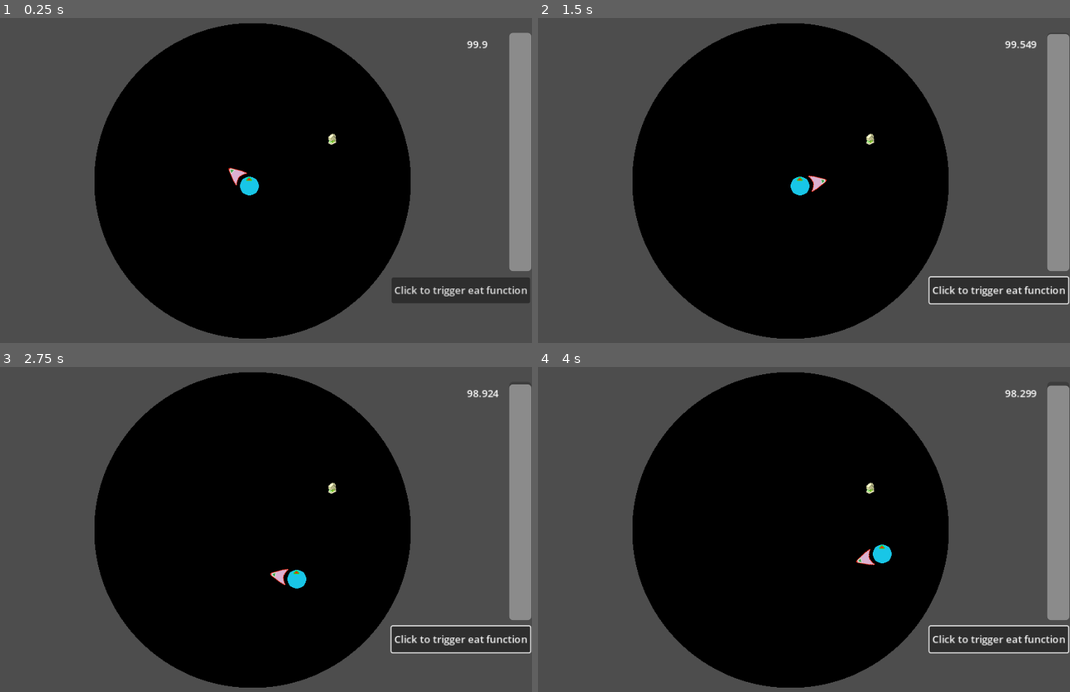
Above: before the commit, frames 1-4 (two rows, left to right).
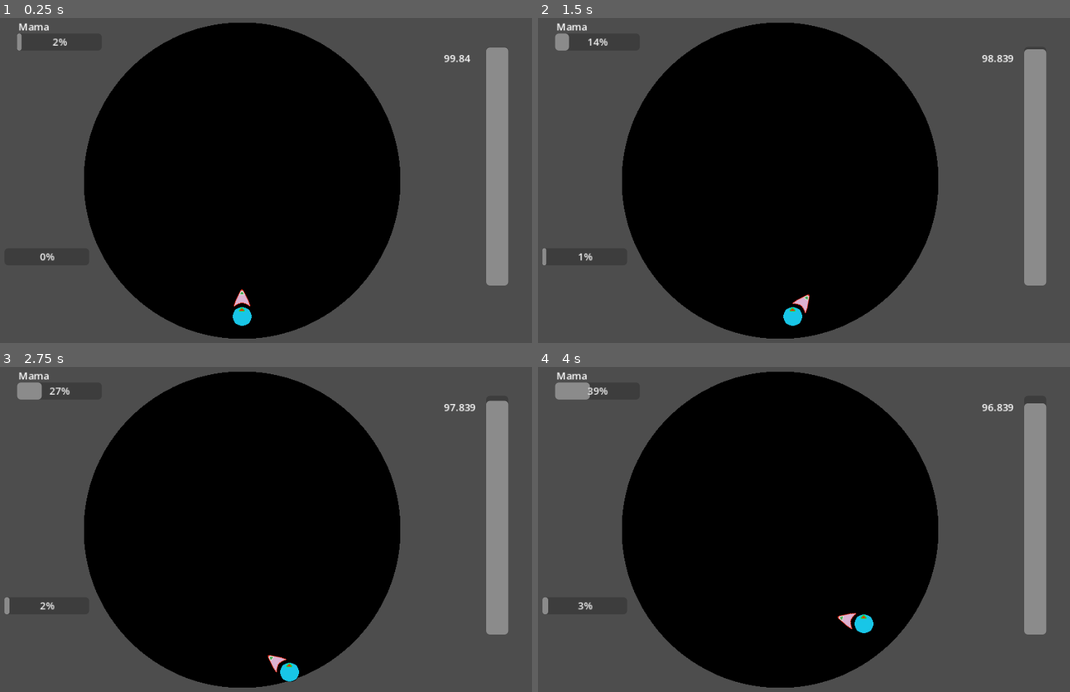
Above: after the commit, the same moments.

Repository: WilliamAalund/Brood-Feud
Game: Godot game, scene res://Levels/Main Level.tscn
The game is run twice, just before and just after one commit, with the same random seed, the same clock (stepped at 60 frames per second) and the same inputs. The engine's default icon, where the game draws it, is replaced by a stand-in: a white triangle on a blue panel in a dark square.
Inputs (mouse positions are in pixels of both pictures, inside the frame that each line leads up to):
- Up to frame 1 (0.25 s): no input
- Up to frame 2 (1.5 s): click (1000, 291) at 0.5 s, where only the run before the commit has a clickable "Click to trigger eat function"; move the mouse to (905, 164) at 1.27 s; hold D (right) from 1.28 s (still down)
- Up to frame 3 (2.75 s): move the mouse to (122, 545) at 2.02 s; release D (right) at 2.03 s; hold S (down) from 2.03 s (still down)
- Up to frame 4 (4 s): move the mouse to (835, 458) at 2.77 s; release S (down) at 2.78 s; hold D (right) 2.78-3.53 s; move the mouse to (750, 594) at 3.52 s; hold W (up) from 3.53 s (still down)

The runs differ from the first frame. In frame 1, 13% of the frame differs, in the area x 3-100%, y 1-99%; in frame 2, 13%; in frame 3, 13%; in frame 4, 13%, in the area x 0-100%, y 1-99%.

Commit message:
Created Mama, Predator
- Added Mama Bird (Not in the nest at the beginning of the game yet)
- Added Basic Predator (Does not detect movement, and cannot harm the player)

Diff:
--- a/Levels/Demo Levels/Collision Demo.tscn
+++ b/Levels/Demo Levels/Collision Demo.tscn
@@ -1,7 +1,7 @@
 [gd_scene load_steps=3 format=3 uid="uid://cgvhe06gris0n"]
 
-[ext_resource type="PackedScene" uid="uid://buc4ei3c7xex1" path="res://Assets/Player_Potion/player_potion.tscn" id="1_3ld2o"]
-[ext_resource type="PackedScene" uid="uid://jhhdbt17g05k" path="res://Assets/Dummy Collider/Dummy Collider.tscn" id="2_2ovsx"]
+[ext_resource type="PackedScene" uid="uid://buc4ei3c7xex1" path="res://Sub Scenes/Player_Potion/player_potion.tscn" id="1_3ld2o"]
+[ext_resource type="PackedScene" uid="uid://jhhdbt17g05k" path="res://Sub Scenes/Dummy Collider/Dummy Collider.tscn" id="2_2ovsx"]
 
 [node name="Collision Demo" type="Node2D"]
 
--- /dev/null
+++ b/Levels/Demo Levels/Food Spawn Demo.tscn
@@ -0,0 +1,17 @@
+[gd_scene load_steps=4 format=3 uid="uid://cqft8b83kvehs"]
+
+[ext_resource type="PackedScene" uid="uid://b6f2ildgxylks" path="res://Sub Scenes/Object_Food_Spawner/Object_Food_Spawner.tscn" id="1_y8h70"]
+[ext_resource type="PackedScene" uid="uid://buc4ei3c7xex1" path="res://Sub Scenes/Player_Potion/player_potion.tscn" id="2_8mvq0"]
+[ext_resource type="PackedScene" uid="uid://dmuddbset2mpi" path="res://Sub Scenes/Object_Satiation_Manager/Satiation_Manager.tscn" id="4_hbtws"]
+
+[node name="Food Spawn Demo" type="Node2D"]
+
+[node name="Object_Food_Spawner" parent="." instance=ExtResource("1_y8h70")]
+position = Vector2(397, 42)
+
+[node name="Player" parent="." instance=ExtResource("2_8mvq0")]
+position = Vector2(311, 168)
+
+[node name="HungerControl" parent="." instance=ExtResource("4_hbtws")]
+
+[connection signal="child_food_eaten" from="Object_Food_Spawner" to="HungerControl" method="_on_object_food_spawner_child_food_eaten"]
--- a/Levels/Demo Levels/Hunger Demo.tscn
+++ b/Levels/Demo Levels/Hunger Demo.tscn
@@ -1,6 +1,6 @@
 [gd_scene load_steps=4 format=3 uid="uid://47g27ob781ks"]
 
-[ext_resource type="PackedScene" uid="uid://di5tsn67yt3vc" path="res://Sub Scenes/Object_Food/object_food.tscn" id="1_ltjxd"]
+[ext_resource type="PackedScene" uid="uid://di5tsn67yt3vc" path="res://Sub Scenes/Object_Food_Spawner/Object_Food/object_food.tscn" id="1_ltjxd"]
 [ext_resource type="PackedScene" uid="uid://buc4ei3c7xex1" path="res://Sub Scenes/Player_Potion/player_potion.tscn" id="2_flw7o"]
 [ext_resource type="PackedScene" uid="uid://dmuddbset2mpi" path="res://Sub Scenes/Object_Satiation_Manager/Satiation_Manager.tscn" id="3_elxgk"]
 
--- /dev/null
+++ b/Levels/Demo Levels/Momma Bird Demo.tscn
@@ -0,0 +1,18 @@
+[gd_scene load_steps=3 format=3 uid="uid://nda0xs746a6q"]
+
+[ext_resource type="PackedScene" uid="uid://d14fg5rt0e8f4" path="res://Sub Scenes/Object_Momma_Bird/Momma_Bird.tscn" id="1_qv7i2"]
+[ext_resource type="PackedScene" uid="uid://b6f2ildgxylks" path="res://Sub Scenes/Object_Food_Spawner/Object_Food_Spawner.tscn" id="2_hcsex"]
+
+[node name="Momma Bird Demo" type="Node2D"]
+
+[node name="Momma_Bird" parent="." instance=ExtResource("1_qv7i2")]
+position = Vector2(538, 206)
+SecondsToReturn = 52
+
+[node name="Object_Food_Spawner" parent="." instance=ExtResource("2_hcsex")]
+position = Vector2(544, 364)
+
+[node name="Camera2D" type="Camera2D" parent="."]
+position = Vector2(544, 364)
+
+[connection signal="mom_drops_food" from="Momma_Bird" to="Object_Food_Spawner" method="_on_momma_bird_mom_drops_food"]
--- a/Levels/Main Level.tscn
+++ b/Levels/Main Level.tscn
@@ -1,21 +1,40 @@
-[gd_scene load_steps=5 format=3 uid="uid://cfa30ma1dxdgy"]
+[gd_scene load_steps=7 format=3 uid="uid://cfa30ma1dxdgy"]
 
 [ext_resource type="PackedScene" uid="uid://buc4ei3c7xex1" path="res://Sub Scenes/Player_Potion/player_potion.tscn" id="1_gwq81"]
 [ext_resource type="PackedScene" uid="uid://bshdn3dwrgrbt" path="res://Sub Scenes/Object_Nest/object_nest.tscn" id="2_1iti4"]
 [ext_resource type="PackedScene" uid="uid://dmuddbset2mpi" path="res://Sub Scenes/Object_Satiation_Manager/Satiation_Manager.tscn" id="3_ckkx0"]
-[ext_resource type="PackedScene" uid="uid://di5tsn67yt3vc" path="res://Sub Scenes/Object_Food/object_food.tscn" id="4_5fww3"]
+[ext_resource type="PackedScene" uid="uid://b6f2ildgxylks" path="res://Sub Scenes/Object_Food_Spawner/Object_Food_Spawner.tscn" id="5_slw61"]
+[ext_resource type="PackedScene" uid="uid://d14fg5rt0e8f4" path="res://Sub Scenes/Object_Momma_Bird/Momma_Bird.tscn" id="5_ucfnu"]
+[ext_resource type="PackedScene" uid="uid://bx0asr7ljxkpl" path="res://Sub Scenes/Object_Predator/Predator.tscn" id="6_h57gx"]
 
 [node name="Game Level" type="Node2D"]
 
 [node name="object_nest" parent="." instance=ExtResource("2_1iti4")]
-position = Vector2(479, 262)
+position = Vector2(0, 70)
 
 [node name="Player" parent="." instance=ExtResource("1_gwq81")]
-position = Vector2(474, 270)
+position = Vector2(0, 285)
 
 [node name="HungerControl" parent="." instance=ExtResource("3_ckkx0")]
+offset_left = 72.0
+offset_top = 147.0
+offset_right = 571.0
+offset_bottom = 316.0
+idleRate = 0.04
 
-[node name="object_food" parent="." instance=ExtResource("4_5fww3")]
-position = Vector2(605, 196)
+[node name="Object_Food_Spawner" parent="." instance=ExtResource("5_slw61")]
+position = Vector2(0, 70)
 
-[connection signal="food_eaten" from="object_food" to="HungerControl" method="_on_object_food_food_eaten"]
+[node name="Momma_Bird" parent="." instance=ExtResource("5_ucfnu")]
+position = Vector2(-289, -80)
+
+[node name="Camera2D" type="Camera2D" parent="."]
+position = Vector2(-2, 68)
+
+[node name="Predator" parent="." instance=ExtResource("6_h57gx")]
+position = Vector2(-309, 245)
+
+[connection signal="child_food_eaten" from="Object_Food_Spawner" to="HungerControl" method="_on_object_food_spawner_child_food_eaten"]
+[connection signal="mom_drops_food" from="Momma_Bird" to="Object_Food_Spawner" method="_on_momma_bird_mom_drops_food"]
+[connection signal="toggle_mom_presence" from="Momma_Bird" to="Predator" method="_on_momma_bird_toggle_mom_presence"]
+[connection signal="toggle_predator_presence" from="Predator" to="Momma_Bird" method="_on_predator_toggle_predator_presence"]
--- a/Sub Scenes/Dummy Collider/Dummy Collider.tscn
+++ b/Sub Scenes/Dummy Collider/Dummy Collider.tscn
@@ -10,7 +10,6 @@
 [node name="CharacterBody2D" type="CharacterBody2D" parent="."]
 
 [node name="CollisionShape2D" type="CollisionShape2D" parent="CharacterBody2D"]
-position = Vector2(523, 187)
 shape = SubResource("RectangleShape2D_rg6ot")
 
 [node name="Sprite2D" type="Sprite2D" parent="CharacterBody2D/CollisionShape2D"]
--- a/Sub Scenes/Object_Food/object_food.tscn
+++ b/Sub Scenes/Object_Food_Spawner/Object_Food/object_food.tscn
@@ -1,20 +1,28 @@
 [gd_scene load_steps=4 format=3 uid="uid://di5tsn67yt3vc"]
 
-[ext_resource type="Texture2D" uid="uid://b280gpbrngh3h" path="res://Visuals/Placeholder Graphics/large_potion.png" id="1_pijcd"]
+[ext_resource type="Texture2D" uid="uid://b280gpbrngh3h" path="res://Visuals/Placeholder Graphics/large_potion.png" id="1_0unrj"]
 
 [sub_resource type="GDScript" id="GDScript_egfrn"]
 script/source = "extends Node2D
 
 signal food_eaten
 
+func _ready():
+	print(\"Food at: \", self.position)
+
+
+func _enter_tree(): #Connecting signal to parent node (which should be Object_Food_Spawner) must be done in this function, rather than _ready()
+	if get_parent().has_method(\"on_food_eaten\"): # Confirms that correct parent node exists, preventing a crash
+		#print(\"connected food to object food spawner\")
+		var parent_node = get_parent() # Creates callable object (directly connecting to get_parent() causes a type error)
+		connect(\"food_eaten\", parent_node.on_food_eaten)
+
+
 func _on_area_2d_area_entered(area): # Initiates signal that food item has been eaten.
 	if area.is_in_group(\"eater\"): # Function will only emit signal if it collides with an Area2D object in the \"eater\" group.
+		#print(\"Food emitting food_eaten\")
 		emit_signal(\"food_eaten\")
 		queue_free() # Deletes entity.
-
-
-func _on_food_eaten():
-	pass # Replace with function body.
 "
 
 [sub_resource type="RectangleShape2D" id="RectangleShape2D_77j0b"]
@@ -23,8 +31,7 @@
 script = SubResource("GDScript_egfrn")
 
 [node name="Sprite2D" type="Sprite2D" parent="."]
-scale = Vector2(0.833333, 0.833333)
-texture = ExtResource("1_pijcd")
+texture = ExtResource("1_0unrj")
 
 [node name="Area2D" type="Area2D" parent="."]
 
--- /dev/null
+++ b/Sub Scenes/Object_Food_Spawner/Object_Food_Spawner.gd
@@ -0,0 +1,24 @@
+extends Node2D
+
+signal child_food_eaten
+
+@export var spawn_offset = 55 # Value that determines amount of potential offset for a food spawn
+# TODO: Create a separate helper function that does the calculations for the position of a food drop.
+var food_scene = load("res://Sub Scenes/Object_Food_Spawner/Object_Food/object_food.tscn")
+
+func add_food(spawn_inaccuracy: int = spawn_offset): #Spawn inaccuracy can by dynamically set
+	var food_instance = food_scene.instantiate()
+	food_instance.position.x += randi_range(-spawn_inaccuracy, spawn_inaccuracy) % spawn_inaccuracy # Randomly varies spawn position around Object_Food_Spawner
+	food_instance.position.y += randi_range(-spawn_inaccuracy, spawn_inaccuracy) % spawn_inaccuracy
+	self.add_child(food_instance)
+
+func on_food_eaten(): # Function called by child food nodes. Connects to hunger control to transmit food signal
+	#print("received on eaten function")
+	emit_signal("child_food_eaten")
+
+
+func _on_button_pressed(): #Used for debugging
+	add_food()
+
+func _on_momma_bird_mom_drops_food(): # Signal passed by momma bird scene. Timing and intervals of food spawning is handled in the momma bird scene
+	add_food()
--- /dev/null
+++ b/Sub Scenes/Object_Food_Spawner/Object_Food_Spawner.tscn
@@ -0,0 +1,17 @@
+[gd_scene load_steps=2 format=3 uid="uid://b6f2ildgxylks"]
+
+[ext_resource type="Script" path="res://Sub Scenes/Object_Food_Spawner/Object_Food_Spawner.gd" id="1_fm74n"]
+
+[node name="Object_Food_Spawner" type="Node2D"]
+script = ExtResource("1_fm74n")
+
+[node name="Button" type="Button" parent="."]
+visible = false
+offset_left = 146.0
+offset_top = 140.0
+offset_right = 289.0
+offset_bottom = 171.0
+text = "Press to add food
+"
+
+[connection signal="pressed" from="Button" to="." method="_on_button_pressed"]
--- /dev/null
+++ b/Sub Scenes/Object_Momma_Bird/Momma_Bird.gd
@@ -0,0 +1,58 @@
+extends Node2D
+
+
+@export var SecondsToReturn = 10
+@export var FoodToDrop = 3
+@export var DropInterval = 4 # Time momma bird takes between dropping food
+@export var LandingTime = 1.5
+
+var goneTimer = 0
+var isHome = false
+var predatorIsHome = false
+
+signal mom_drops_food
+signal toggle_mom_presence
+
+func set_SecondsToReturn(value): # Handles the progress bar changing when the export value changes
+	SecondsToReturn = value
+	$ProgressBar.max_value = SecondsToReturn
+
+func _ready(): # Momma bird starts off invisible
+	var momSprite = get_child(0)
+	momSprite.visible = isHome
+	$ProgressBar.max_value = SecondsToReturn
+
+func _on_timer_timeout():
+	if (!isHome):
+		goneTimer += 0.1
+		$ProgressBar.value = goneTimer
+	if goneTimer > SecondsToReturn:
+		if !predatorIsHome: # Momma bird will not return to the nest if a predator is in the nest.
+			print("Momma bird returns")
+			isHome = true
+			var momSprite = get_child(0)
+			momSprite.visible = isHome
+			momReturns()
+			goneTimer = 0
+		else: # Momma bird gets scared and runs from the nest
+			print("Momma bird scared off from nest")
+			goneTimer /= 2
+
+func momReturns():
+	emit_signal("toggle_mom_presence")
+	await get_tree().create_timer(LandingTime).timeout
+	var foodDropped = 0
+	while foodDropped <= FoodToDrop:
+		emit_signal("mom_drops_food")
+		foodDropped += 1
+		await get_tree().create_timer(DropInterval).timeout
+	isHome = false
+	var momSprite = get_child(0)
+	momSprite.visible = isHome
+	emit_signal("toggle_mom_presence")
+	print("Momma bird leaves")
+
+
+
+func _on_predator_toggle_predator_presence():
+	predatorIsHome = !predatorIsHome
--- /dev/null
+++ b/Sub Scenes/Object_Momma_Bird/Momma_Bird.tscn
@@ -0,0 +1,32 @@
+[gd_scene load_steps=3 format=3 uid="uid://d14fg5rt0e8f4"]
+
+[ext_resource type="Script" path="res://Sub Scenes/Object_Momma_Bird/Momma_Bird.gd" id="1_3142f"]
+[ext_resource type="Texture2D" uid="uid://16qwckh3r6x7" path="res://Visuals/Placeholder Graphics/mommabirdplaceholder.png" id="2_caake"]
+
+[node name="Momma_Bird" type="Node2D"]
+script = ExtResource("1_3142f")
+DropInterval = 3
+
+[node name="Sprite2D" type="Sprite2D" parent="."]
+scale = Vector2(0.4, 0.41)
+texture = ExtResource("2_caake")
+
+[node name="ProgressBar" type="ProgressBar" parent="."]
+offset_left = -67.0
+offset_top = -83.0
+offset_right = 67.0
+offset_bottom = -56.0
+max_value = 5.0
+
+[node name="Timer" type="Timer" parent="."]
+wait_time = 0.1
+autostart = true
+
+[node name="Label" type="Label" parent="."]
+offset_left = -65.0
+offset_top = -105.0
+offset_right = -16.0
+offset_bottom = -79.0
+text = "Mama"
+
+[connection signal="timeout" from="Timer" to="." method="_on_timer_timeout"]
--- /dev/null
+++ b/Sub Scenes/Object_Predator/Predator.gd
@@ -0,0 +1,120 @@
+extends Node2D
+
+# Rate incrementing to 100 in the background
+
+# there is a ratevalue% chance that predator will head to the nest.
+# If the predator heads to the nest, there is a 10% chance they will go to the nest every check
+# And a 10% chance to leave the nest the next time a role occurs
+# If the predator comes to the nest, momma bird cannot return.
+# If you are moving, the bird eats you.
+# If you are near the middle of the nest, the bird eats you.
+# Future features: the chance the predator comes to the nest will increase depending on noise.
+
+
+@export var MaxPredAggro = 1000
+@export var PredAggroIncrement = 1
+@export var LandingTime = 0.5
+@export var StayLength = 5
+
+var predAggro = 0
+var predApproached = false
+var isHome = false
+var momIsHome = false
+
+signal toggle_predator_presence # Indicates to other nodes that the predator is at the nest.
+
+func _ready(): # Momma bird starts off invisible
+	var predSprite = get_child(0)
+	predSprite.visible = isHome
+	$ProgressBar.max_value = MaxPredAggro
+
+func approachCheck() -> bool:
+	var check = randi_range(predAggro, MaxPredAggro)
+	print("Approach check:", check)
+	if check == MaxPredAggro:
+		return true
+	else:
+		#print("false")
+		return false
+
+func headCheck() -> bool:
+	if momIsHome:
+		print("Predator cannot head to nest: momma bird is watching")
+		return false
+	return randi_range(1, 100) > 40
+
+func _on_timer_timeout(): # State machine(?) Every time a second passes,
+	if !isHome:
+		predAggro += PredAggroIncrement # Slightly increments predAggro
+		if predAggro > MaxPredAggro:
+			predAggro = MaxPredAggro
+		#print(predAggro, predAggro / MaxPredAggro)
+		$ProgressBar.value = predAggro
+	if predAggro % 10 == 0 and !isHome:
+		if predApproached:
+			if headCheck():
+				print("Predator heads to nest")
+				isHome = true
+				# Run evil predator functions
+				headToNest()
+			else: if momIsHome:
+				pass # Preserves aggression level. Bird will not completely reset: just wait for another chance
+		else: if approachCheck():
+			print("Predator approaches nest")
+			predApproached = true
+
+func headToNest():
+	emit_signal("toggle_predator_presence")
+	await get_tree().create_timer(LandingTime).timeout
+	var predSprite = get_child(0)
+	predSprite.visible = isHome
+	await get_tree().create_timer(StayLength).timeout
+	print("Predator leaves")
+	isHome = false
+	predSprite.visible = isHome
+	predApproached = false
+	predAggro = 0
+	emit_signal("toggle_predator_presence")
+
+func _on_momma_bird_toggle_mom_presence():
+	momIsHome = !momIsHome
+
+#@export var SecondsToReturn = 10
+#@export var FoodToDrop = 3
+#@export var DropInterval = 4 # Time momma bird takes between dropping food
+
+#var goneTimer = 0
+
+
+#signal mom_drops_food
+
+#func set_SecondsToReturn(value): # Handles the progress bar changing when the export value changes
+#	SecondsToReturn = value
+#	$ProgressBar.max_value = SecondsToReturn
+#
+#
+#
+#func _on_timer_timeout():
+#	if (!isHome):
+#		goneTimer += 0.1
+#		$ProgressBar.value = goneTimer
+#	if goneTimer > SecondsToReturn:
+#		print("Momma bird returns")
+#		isHome = true
+#		var momSprite = get_child(0)
+#		momSprite.visible = isHome
+#		momReturns()
+#		goneTimer = 0
+#
+#func momReturns():
+#	await get_tree().create_timer(LandingTime).timeout
+#	var foodDropped = 0
+#	while foodDropped <= FoodToDrop:
+#		emit_signal("mom_drops_food")
+#		foodDropped += 1
+#		await get_tree().create_timer(DropInterval).timeout
+#	isHome = false
+#	var momSprite = get_child(0)
+#	momSprite.visible = isHome
+#	print("Momma bird leaves")
+#
--- /dev/null
+++ b/Sub Scenes/Object_Predator/Predator.tscn
@@ -0,0 +1,25 @@
+[gd_scene load_steps=3 format=3 uid="uid://bx0asr7ljxkpl"]
+
+[ext_resource type="Script" path="res://Sub Scenes/Object_Predator/Predator.gd" id="1_3vo0u"]
+[ext_resource type="Texture2D" uid="uid://pcpg3edo3nkg" path="res://Visuals/Placeholder Graphics/icon.svg" id="2_xi7wh"]
+
+[node name="Predator" type="Node2D"]
+script = ExtResource("1_3vo0u")
+LandingTime = 1.5
+
+[node name="Sprite2D" type="Sprite2D" parent="."]
+scale = Vector2(0.4, 0.41)
+texture = ExtResource("2_xi7wh")
+
+[node name="ProgressBar" type="ProgressBar" parent="."]
+offset_left = -67.0
+offset_top = -68.0
+offset_right = 67.0
+offset_bottom = -41.0
+max_value = 5.0
+
+[node name="Timer" type="Timer" parent="."]
+wait_time = 0.1
+autostart = true
+
+[connection signal="timeout" from="Timer" to="." method="_on_timer_timeout"]
--- a/Sub Scenes/Object_Satiation_Manager/Satiation_Manager.tscn
+++ b/Sub Scenes/Object_Satiation_Manager/Satiation_Manager.tscn
@@ -34,6 +34,9 @@
 
 func _on_object_food_food_eaten(): # Function called when object_food transmits food_eaten signal.
 	eat()
+
+func _on_object_food_spawner_child_food_eaten(): # Function called when Object_Food_Spawn transmits signal.
+	eat()
 "
 
 [node name="HungerControl" type="Control"]
@@ -66,6 +69,7 @@
 autostart = true
 
 [node name="Button" type="Button" parent="."]
+visible = false
 layout_mode = 0
 offset_left = 128.275
 offset_top = 99.102
--- a/Sub Scenes/Player_Potion/player_potion.gd
+++ b/Sub Scenes/Player_Potion/player_potion.gd
@@ -2,7 +2,8 @@
 
 @export var move_speed : float = 100
 
-
+func _ready():
+	print(self.position)
 
 func _physics_process(_delta):
 	var input_direction = Vector2(
--- a/project.godot
+++ b/project.godot
@@ -17,7 +17,6 @@
 
 [display]
 
-window/size/viewport_height=649
 window/stretch/mode="canvas_items"
 window/stretch/scale=1.25
 
Binary file added: Visuals/Placeholder Graphics/mommabirdplaceholder.png
Not shown, added: Visuals/Placeholder Graphics/mommabirdplaceholder.png.import
